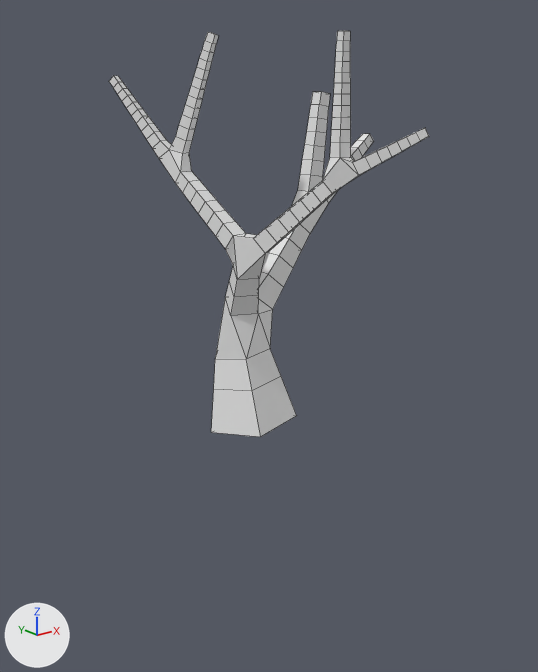
One commit to the FBX model Assets/Models/tree2.fbx: the scene before it, then after it.
The view is the same before and after, from a camera (50 mm lens) standing at (-2.67, -6.13, 1.96) and looking at (0.18, -2.56, 0.53). Every picture has the same lights, and +X, +Y and +Z are marked at lower left. Mesh edges are drawn as thin lines.
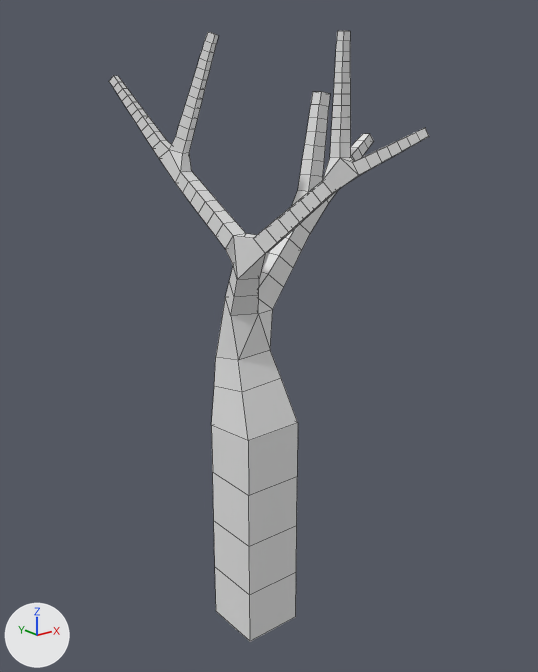
Changed parts and their boxes [x1, y1, x2, y2] in the pictures (538 x 672 px):
'Plane', reshaped (50% taller)
    before: [109, 30, 429, 437]
    after: [109, 30, 429, 641]
part 1 of me_plane_001, built on
    before: [211, 297, 297, 437]
    after: [211, 297, 298, 641]

The edits, one by one:
me_plane_001 is used by ob_plane; location (0.0, -2.639, 0.0).
me_plane_001 had 335 vertices, 342 faces and spanned x -0.47..1.08, y -0.92..0.82, z -0.04..2.34.
me_plane_001 now has 351 vertices, 358 faces and spans x -0.47..1.08, y -0.92..0.82, z -1.44..2.34.
Part 1, on me_plane_001:
4 vertices are removed from x -0.24..0.24, y -0.24..0.24, z -0.04..0.04.
5 faces are deleted.
8 vertices move from x -0.2..0.18, y -0.14..0.24, z 0.24..0.48 to x -0.17..0.14, y -0.1..0.21, z 0.24..0.49.
12 vertices are added at x -0.2..0.2, y -0.2..0.2, z -1.44..0.02.
8 new vertices lie (0.4, 0.0, 0.0) away from vertices in x -0.2, y -0.2..0.2, z -1.44..-0.36.
21 new faces join them.
